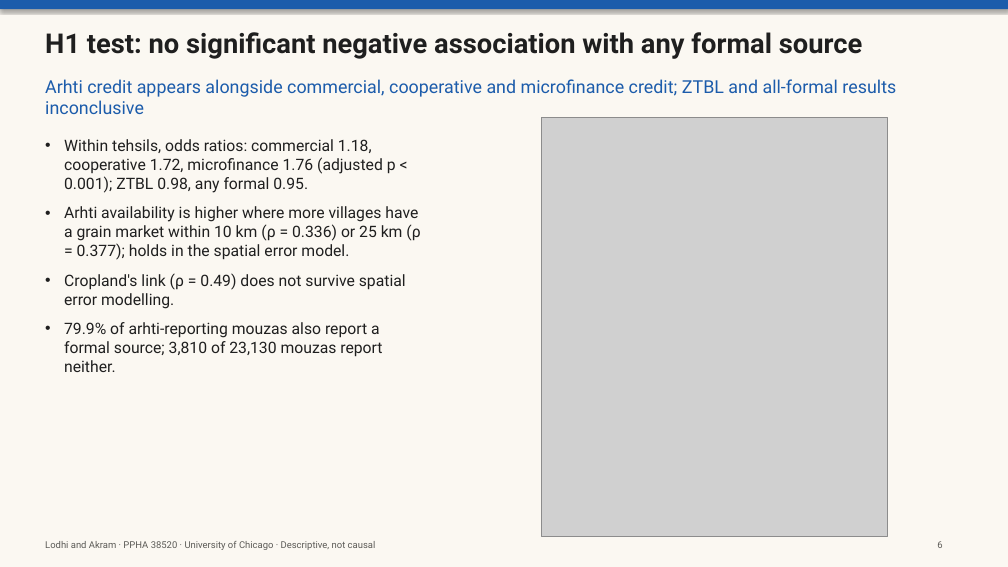
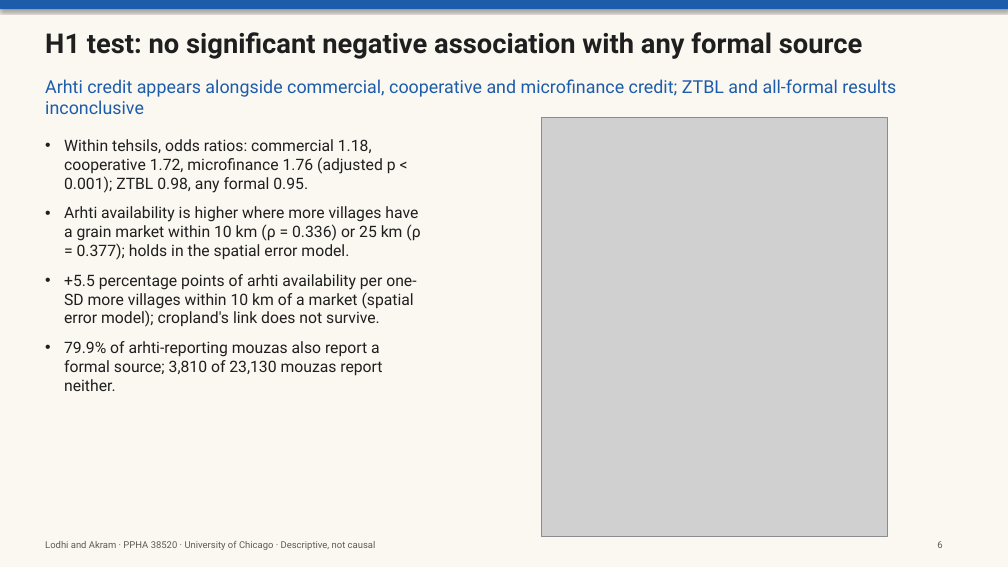
Before and after one commit to ahmedrazakhanlodhi/arhti-project, a slide deck: slide 6 of outputs/slides/arhti_slides.pptx. Drawn at 1008x567 pixels with LibreOffice and Linux fonts; fonts in the diff are those of the drawing; grey boxes stand for pictures. Boxes give left, top, right and bottom in pixels: in the first picture for what was removed or moved away, otherwise in the second. Text is boxed around its words. In the diff, an @@ line names an element or a change of style, - is before the commit and + after.

```diff
--- a/outputs/slides/arhti_slides.pptx
+++ b/outputs/slides/arhti_slides.pptx
@@ text at <box>64,274,416,327</box>: text changed @@
-• Cropland's link (ρ = 0.49) does not survive spatial error modelling.
+• +5.5 percentage points of arhti availability per one-SD more villages within 10 km of a market (spatial error model); cropland's link does not survive.
```
Also in this commit, not shown: 3 other slides changed, 13 other files.
